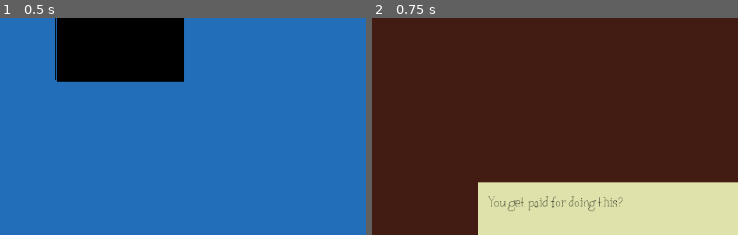
Above: before the commit, frames 1-2 (left to right).
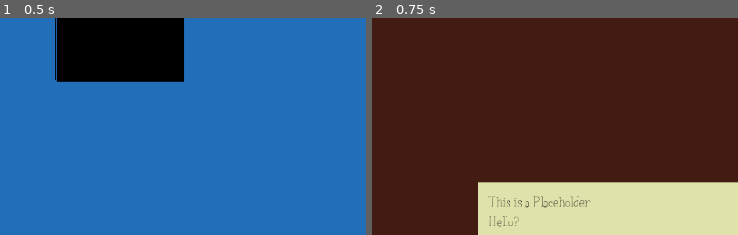
Above: after the commit, the same moments.

Repository: Otwald/WwstH
Game: Godot game, scene res://Root.tscn
Two runs of this game, one before a commit and one after it. Both use one fixed random seed, a clock stepped at 60 frames per second and the inputs below.
Inputs (mouse positions are % of the whole screen's width and height, from its top left):
- Up to frame 1 (0.5 s): no input
- Up to frame 2 (0.75 s): click (18, 36) at 0.5 s
The pictures show only the part of the screen within x 2-52%, y 33-83%; the shares and areas given below are measured in that part.

Frame 1 is identical in both runs. In frame 2, 0.8% of the frame differs, in the area x 31-69%, y 82-97%.

Commit message:
working on reading the dialog into the box

Diff:
--- a/Character/Manager/Manager.gd
+++ b/Character/Manager/Manager.gd
@@ -11,4 +11,4 @@
 
 func say(text : String , mood : String = ""):
 	# $DialogBox/Text.text = text;
-	text_box.text = text;
+	parent.say(text);
--- a/DialogBox/Dialog.gd
+++ b/DialogBox/Dialog.gd
@@ -1,7 +1,8 @@
 extends Control
 
 
-onready var spawns : Array = [$Spawn1.transform, $Spawn2.transform, $Spawn3.transform, $Spawn4.transform]
+onready var spawns : Array = [$Spawn1.transform, $Spawn2.transform, $Spawn3.transform, $Spawn4.transform];
+onready var text_box : RichTextLabel = $DialogBox/Text;
 
 func build_scene(bg : Texture, charas : Array) ->void:
 	set_bg(bg);
@@ -18,4 +19,11 @@
 
 
 func say(text : String):
-	$DialogBox/Text.text = text;
+	# text_box.scroll_following= true;
+	print(text.length())
+	# text.
+	text_box.text = "";
+	print(text_box.rect_clip_content)
+	text_box.add_text(text);
+	print(text_box.rect_clip_content)
+	# print(text_box.get_content_height())
--- a/DialogBox/Dialog.tscn
+++ b/DialogBox/Dialog.tscn
@@ -78,6 +78,7 @@
 Hello?"
 text = "This is a Placeholder
 Hello?"
+scroll_active = false
 __meta__ = {
 "_edit_use_anchors_": false
 }
--- a/Root.gd
+++ b/Root.gd
@@ -11,4 +11,5 @@
 func select_scene(scene : int):
 	var player_scene : PackedScene = load(scenes[scene]);
 	var scene_play : Control = player_scene.instance()
+	$MapRoot/Scene1.disabled = true;
 	self.add_child(scene_play)
--- a/Scene1/Scene1.gd
+++ b/Scene1/Scene1.gd
@@ -3,26 +3,45 @@
 
 var bg : String = "res://Asset/Scenes/scene1.png";
 var manager : Node2D;
+var content : Array = []
+var progress :bool = false
+var count : int = 0;
 onready var root : Node = get_parent()
 onready var chars : Array = [root.figures["manager"]]
+
 
 
 # Called when the node enters the scene tree for the first time.
 func _ready():
 	var loaded_chars :Array  = build_scene(bg, chars);
 	manager = loaded_chars[0];
+	content = load_content();
+
 
 func _process(delta):
-	$Dialog.say(
-		"It was now time to get Mr.Big Bag Hotshot Merax on your side."
-
-		# "This will likely be a suicide mission but you will definitely be doomed if the town was left defenceless without its protector."
-
-		# "Merak surprisingly accepted your request to meet him."
-
-		# "And so here you are sitting in actually his very cozily decorated office that is very different from how you imagined it to be like."
-		);
-	manager.say("You get paid for doing this?", "annoyed")
+	progress = Input.is_action_just_pressed("ui_accept");
+
+	while progress:
+		$Dialog.say(content[count]);
+		count += 1;
+		progress = false
+		# $Dialog.say(
+		# 	"It was now time to get Mr.Big Bag Hotshot Merax on your side. \n"+
+		# 	"This will likely be a suicide mission but you will definitely be doomed if the town was left defenceless without its protector. \n"+
+		# 	"Merak surprisingly accepted your request to meet him. \n"+
+		# 	"And so here you are sitting in actually his very cozily decorated office that is very different from how you imagined it to be like. \n"
+		# );
+
+
+	# manager.say("You get paid for doing this?", "annoyed")
+
+func load_content():
+	return [
+		"It was now time to get Mr.Big Bag Hotshot Merax on your side.",
+		"This will likely be a suicide mission but you will definitely be doomed if the town was left defenceless without its protector.",
+		"Merak surprisingly accepted your request to meet him.",
+		"And so here you are sitting in actually his very cozily decorated office that is very different from how you imagined it to be like",
+	]
 
 # [E007] Nemesis Negotiation.
 
